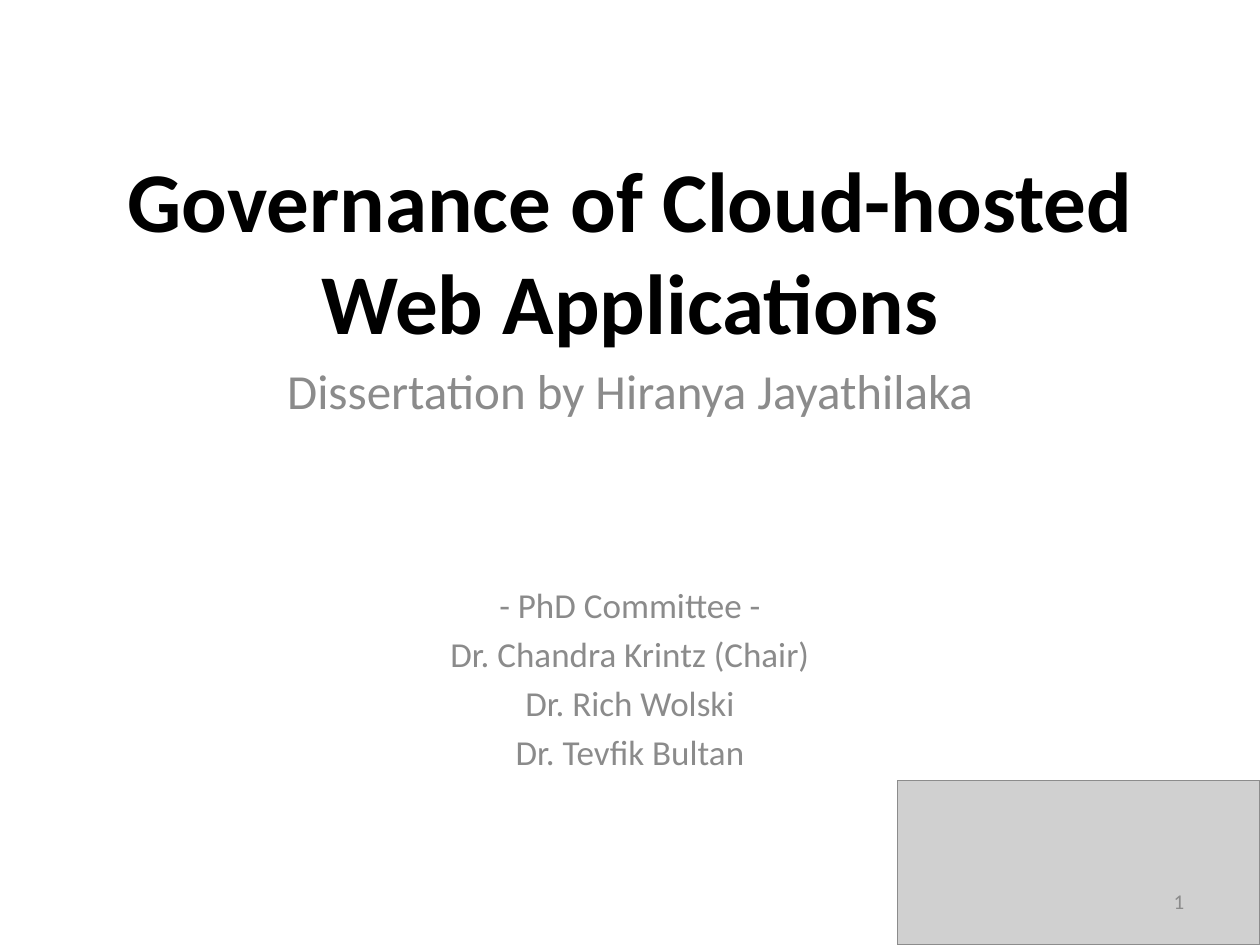
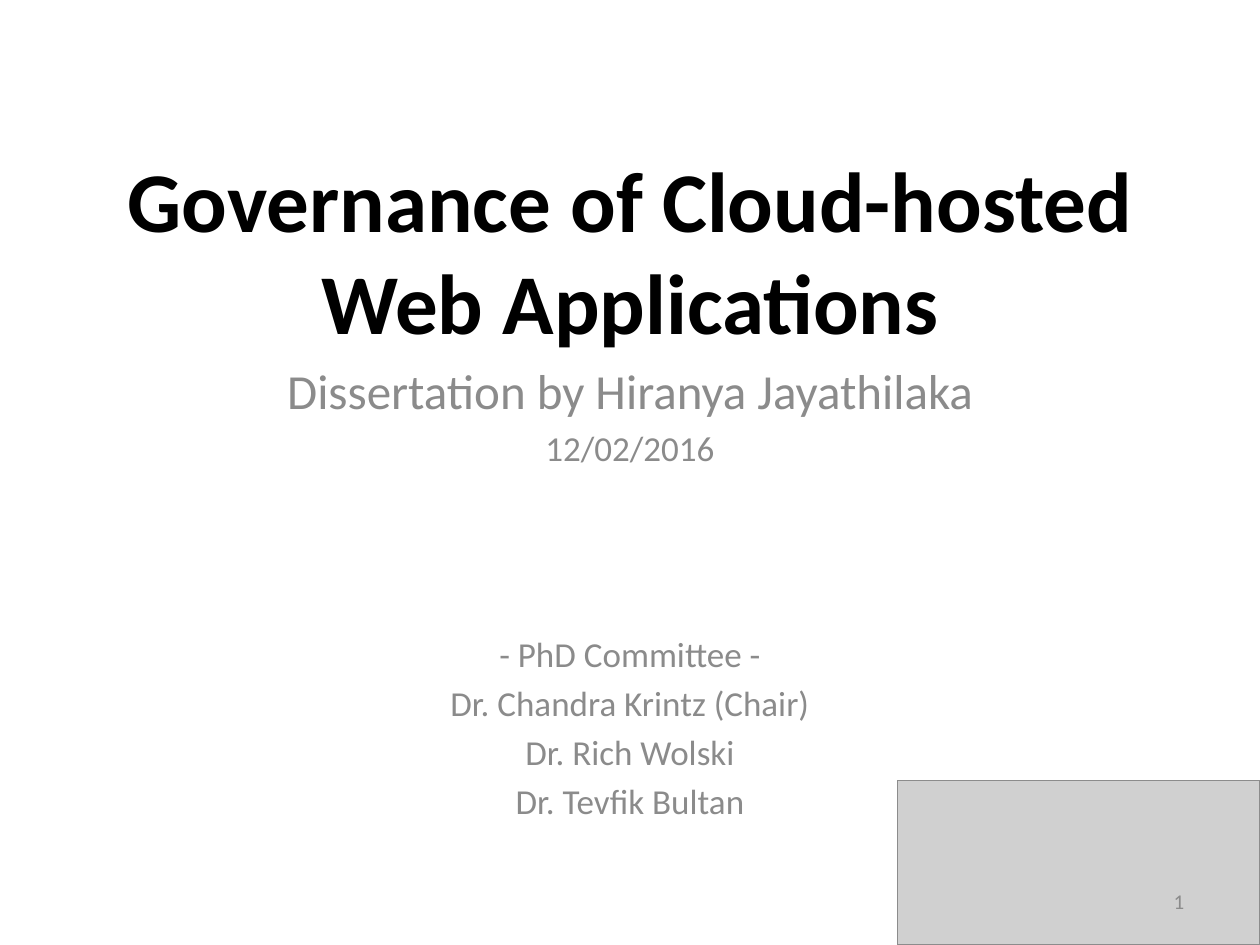
Before and after one commit to Dithn/eager-appscale, a slide deck: slide 1 of Eager/paper/dissertation/dissertation.pptx. Drawn at 1260x945 pixels with LibreOffice and Linux fonts; fonts in the diff are those of the drawing; grey boxes stand for pictures. Boxes give left, top, right and bottom in pixels: in the first picture for what was removed or moved away, otherwise in the second. Text is boxed around its words. In the diff, an @@ line names an element or a change of style, - is before the commit and + after.

```diff
--- a/Eager/paper/dissertation/dissertation.pptx
+++ b/Eager/paper/dissertation/dissertation.pptx
@@ subtitle at <box>545,437,714,463</box>: paragraph added @@
+12/02/2016
```
Also in this commit, not shown: 5 other slides changed, 3 slides added, 1 slide removed, 3 other files.
